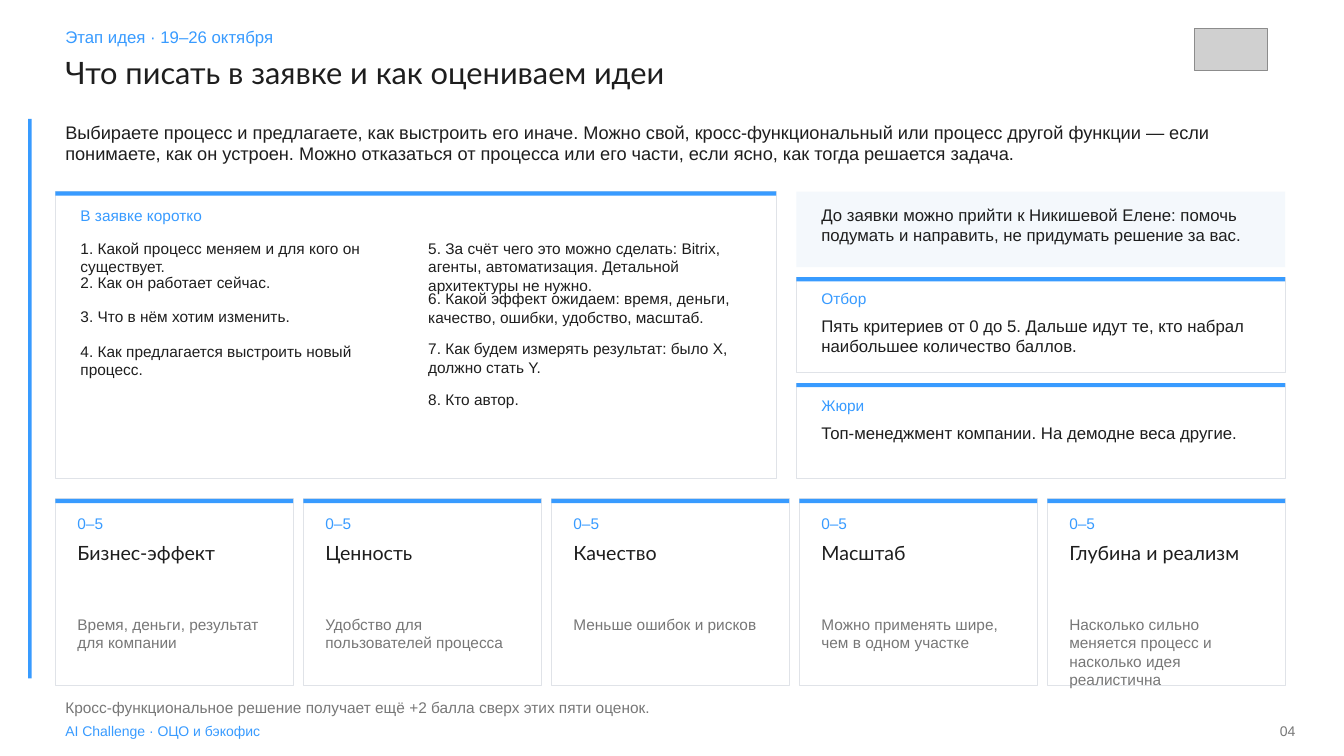
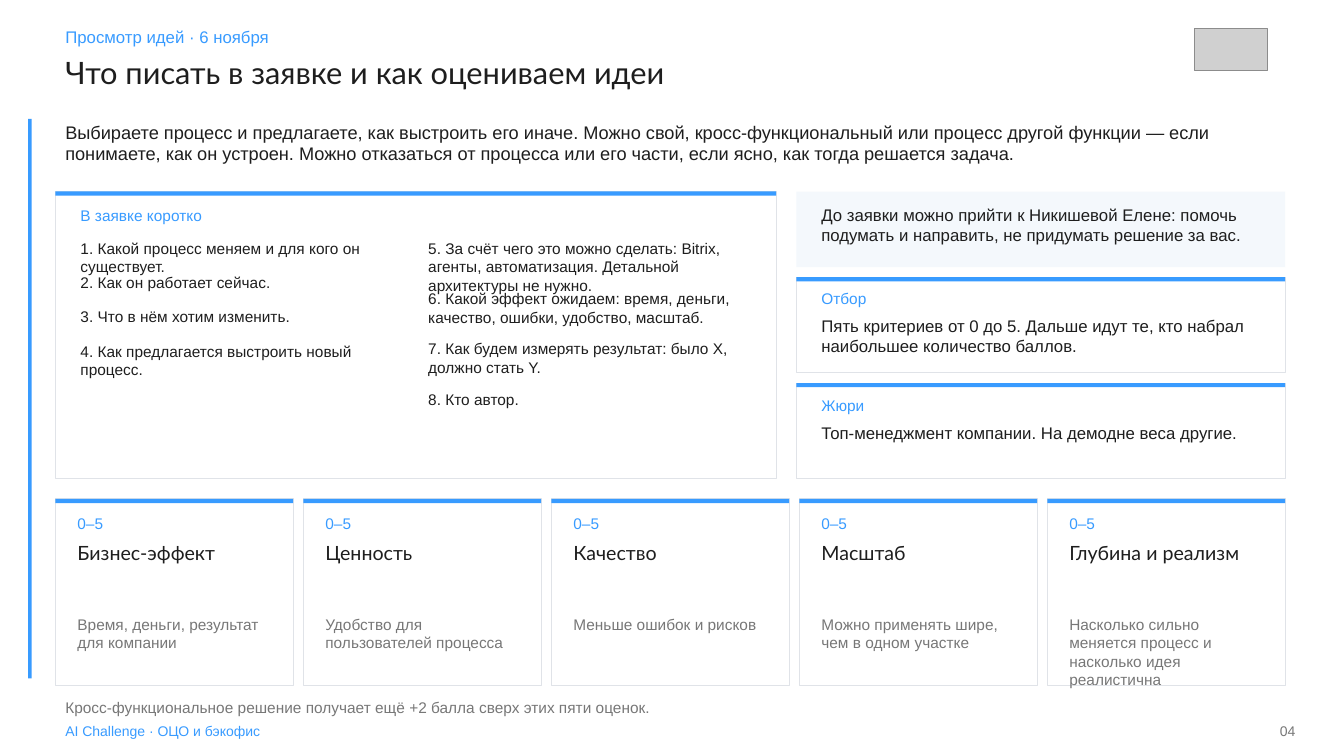
Before and after one commit to Nikisheva/html_krit, a slide deck: slide 4 of AI Challenge.pptx. Drawn at 1344x756 pixels with LibreOffice and Linux fonts; fonts in the diff are those of the drawing; grey boxes stand for pictures. Boxes give left, top, right and bottom in pixels: in the first picture for what was removed or moved away, otherwise in the second. Text is boxed around its words. In the diff, an @@ line names an element or a change of style, - is before the commit and + after.

```diff
--- a/AI Challenge.pptx
+++ b/AI Challenge.pptx
@@ text at bbox=[65, 30, 269, 47]: text changed @@
-Этап идея · 19–26 октября
+Просмотр идей · 6 ноября
```
Also in this commit, not shown: 6 other slides changed, 6 other files.
